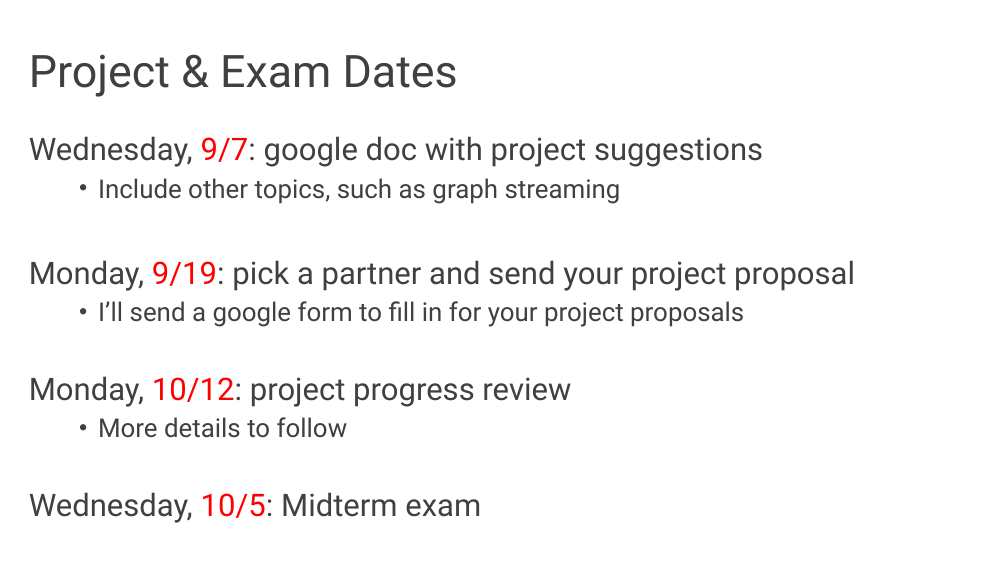
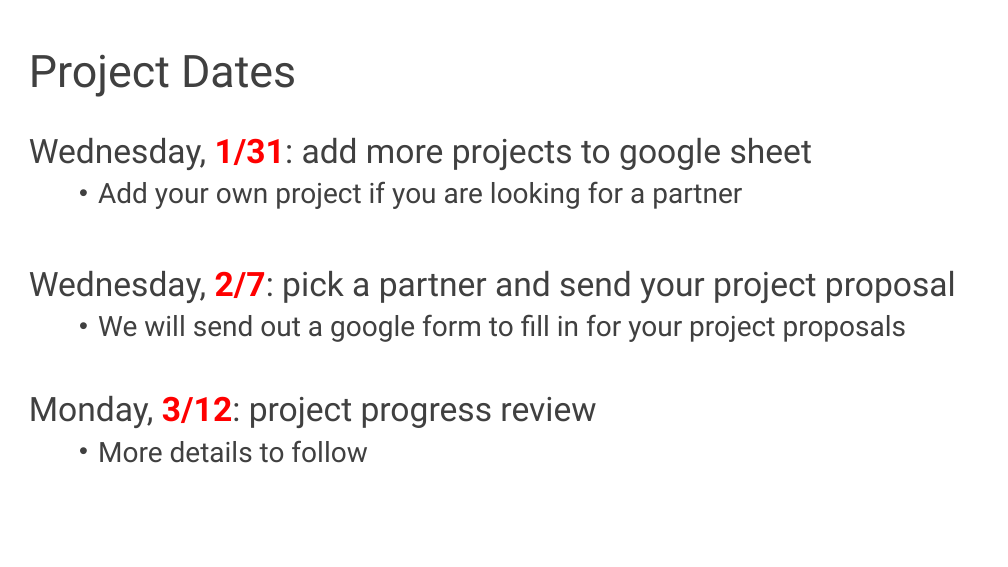
Before and after one commit to audreyccheng/cs262a-spring2025, a slide deck: slide 23 of notes/04-e2e-projects.pptx (slide 64 before the commit). Drawn at 1008x567 pixels with LibreOffice and Linux fonts; fonts in the diff are those of the drawing. Boxes give left, top, right and bottom in pixels: in the first picture for what was removed or moved away, otherwise in the second. Text is boxed around its words. In the diff, an @@ line names an element or a change of style, - is before the commit and + after.

Commit message:
updating 2016's slides with current slides

```diff
--- a/notes/04-e2e-projects.pptx
+++ b/notes/04-e2e-projects.pptx
@@ title at bbox=[29, 54, 296, 97]: text changed @@
-Project & Exam Dates
+Project Dates
@@ text at bbox=[29, 138, 956, 428]: text changed; size 22.2 to 24 pt @@
-Wednesday, 9/7: google doc with project suggestions
-  • Include other topics, such as graph streaming
-Monday, 9/19: pick a partner and send your project proposal
-  • I’ll send a google form to fill in for your project proposals
-Monday, 10/12: project progress review
+Wednesday, 1/31: add more projects to google sheet
+  • Add your own project if you are looking for a partner
+Wednesday, 2/7: pick a partner and send your project proposal
+  • We will send out a google form to fill in for your project proposals
+Monday, 3/12: project progress review
@@ text at bbox=[98, 440, 367, 463]: size 18.5 to 20 pt in "More details to follow" @@
@@ text at bbox=[29, 492, 481, 523]: paragraph removed @@
-Wednesday, 10/5: Midterm exam
```
Also in this commit, not shown: 10 other slides changed, 8 slides added, 49 slides removed, 1 other file.
